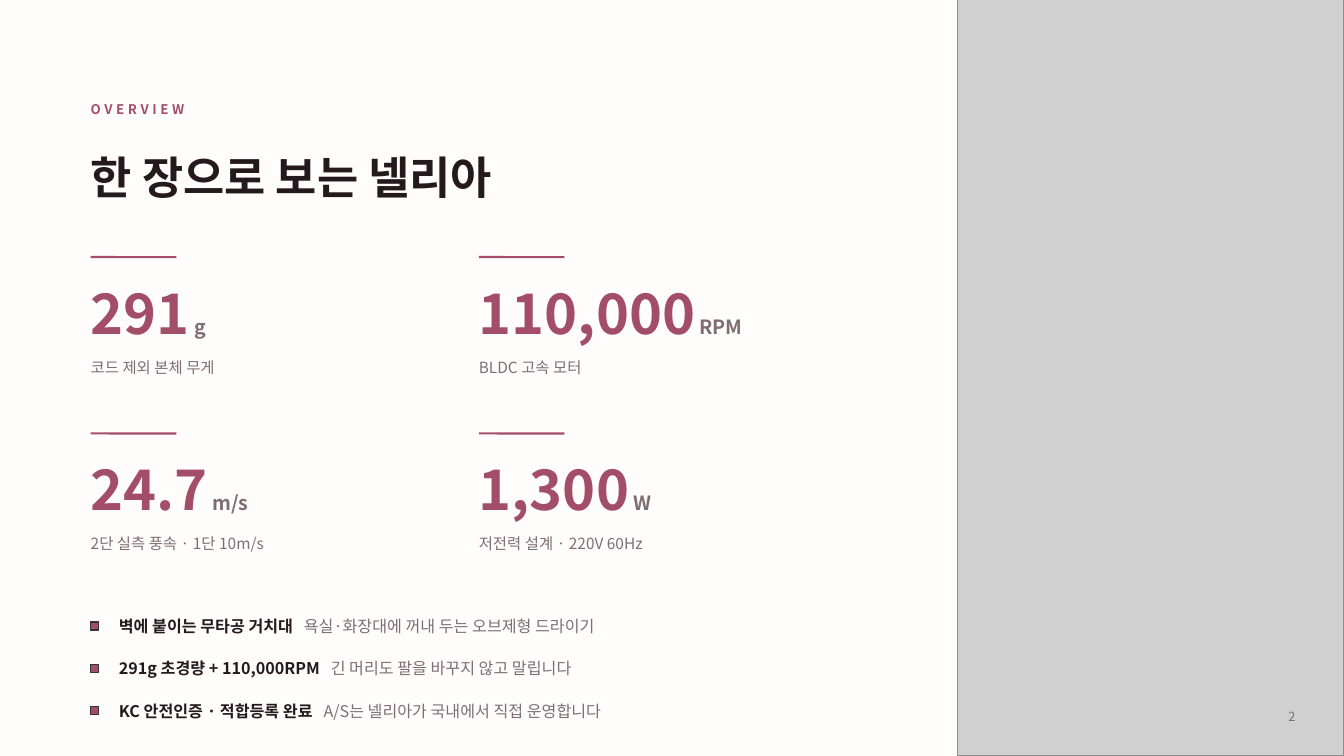
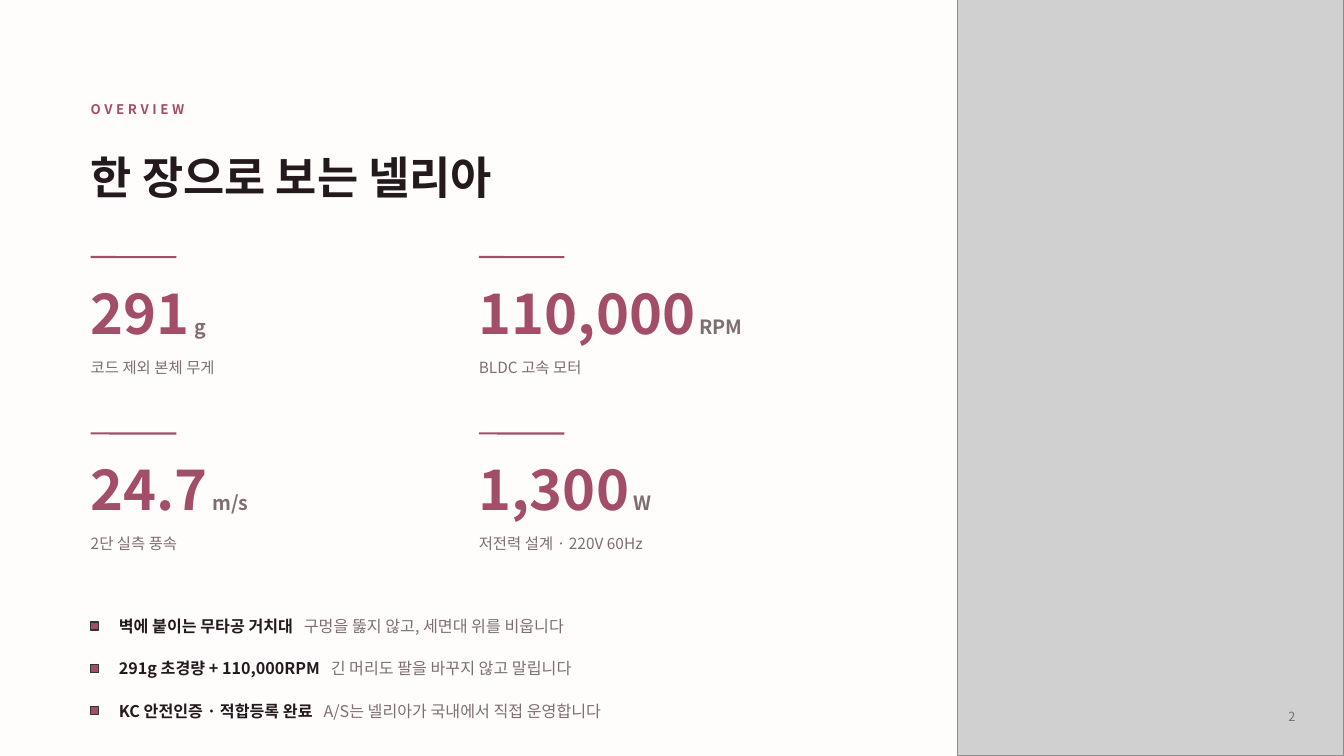
Before and after one commit to wqmn1212/nellia-order-hub, a slide deck: slide 2 of docs/넬리아_제품소개서_유통사용.pptx. Drawn at 1344x756 pixels with LibreOffice and Linux fonts; fonts in the diff are those of the drawing; grey boxes stand for pictures. Boxes give left, top, right and bottom in pixels: in the first picture for what was removed or moved away, otherwise in the second. Text is boxed around its words. In the diff, an @@ line names an element or a change of style, - is before the commit and + after.

```diff
--- a/docs/넬리아_제품소개서_유통사용.pptx
+++ b/docs/넬리아_제품소개서_유통사용.pptx
@@ text at (91,536,177,550): text changed @@
-2단 실측 풍속 · 1단 10m/s
+2단 실측 풍속
@@ text at (119,618,564,635): text changed @@
-벽에 붙이는 무타공 거치대 욕실·화장대에 꺼내 두는 오브제형 드라이기
+벽에 붙이는 무타공 거치대 구멍을 뚫지 않고, 세면대 위를 비웁니다
```
Also in this commit, not shown: 7 other slides changed, 6 slides added, 1 other file.
